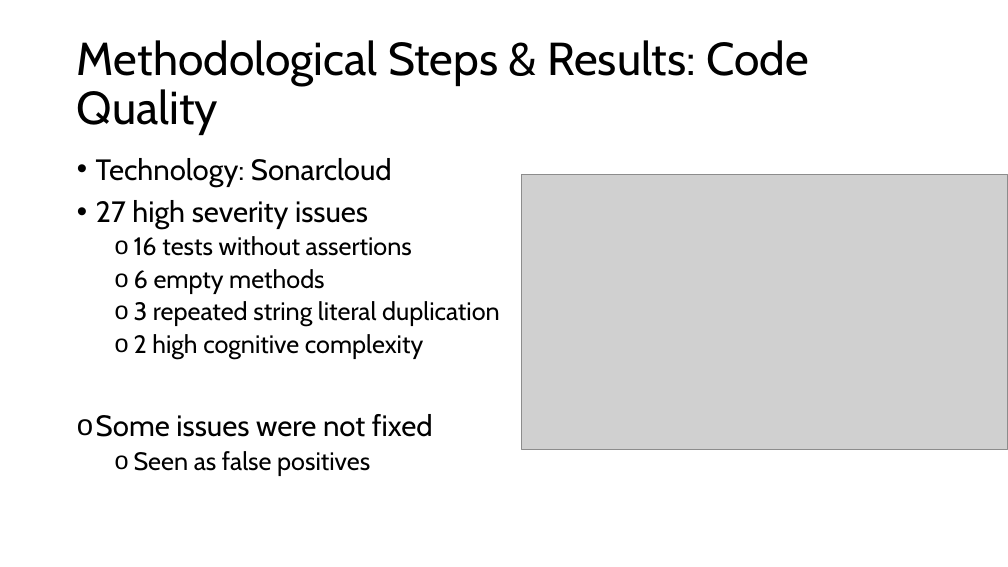
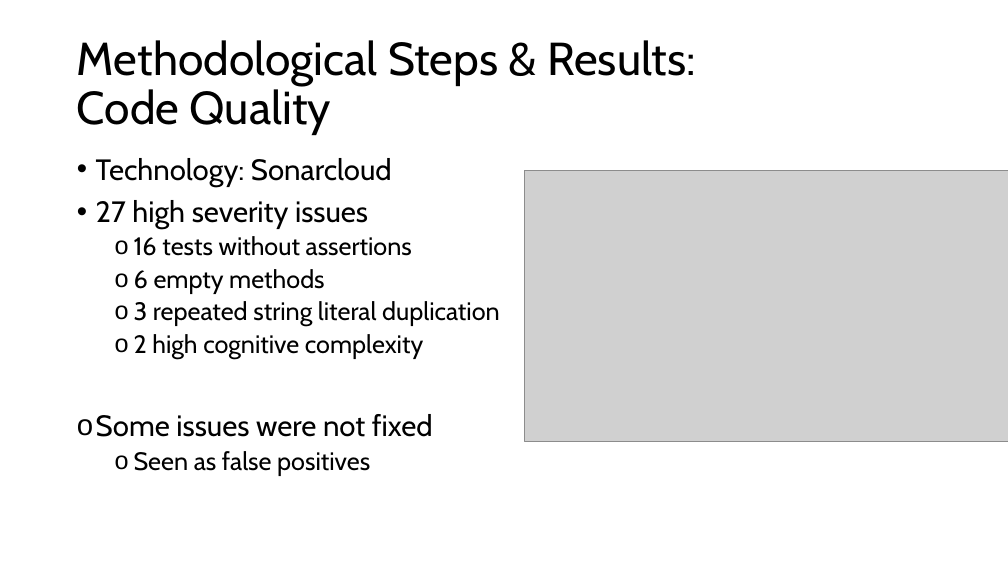
Before and after one commit to Erasmus-In-Salerno/presentation, a slide deck: slide 7 of Presentation_Sof_Dep_Project.pptx (slide 5 before the commit). Drawn at 1008x567 pixels with LibreOffice and Linux fonts; fonts in the diff are those of the drawing; grey boxes stand for pictures. Boxes give left, top, right and bottom in pixels: in the first picture for what was removed or moved away, otherwise in the second. Text is boxed around its words. In the diff, an @@ line names an element or a change of style, - is before the commit and + after.

```diff
--- a/Presentation_Sof_Dep_Project.pptx
+++ b/Presentation_Sof_Dep_Project.pptx
@@ title "Methodological Steps & Results: Code ..." rewrapped from box(77, 40, 809, 135) to box(77, 40, 696, 135) @@
@@ picture: place and size @@
-picture at box(522, 174, 1008, 449)
+picture at box(525, 170, 1008, 442)
```
Also in this commit, not shown: 15 other slides changed, 20 slides added, 2 slides removed.
